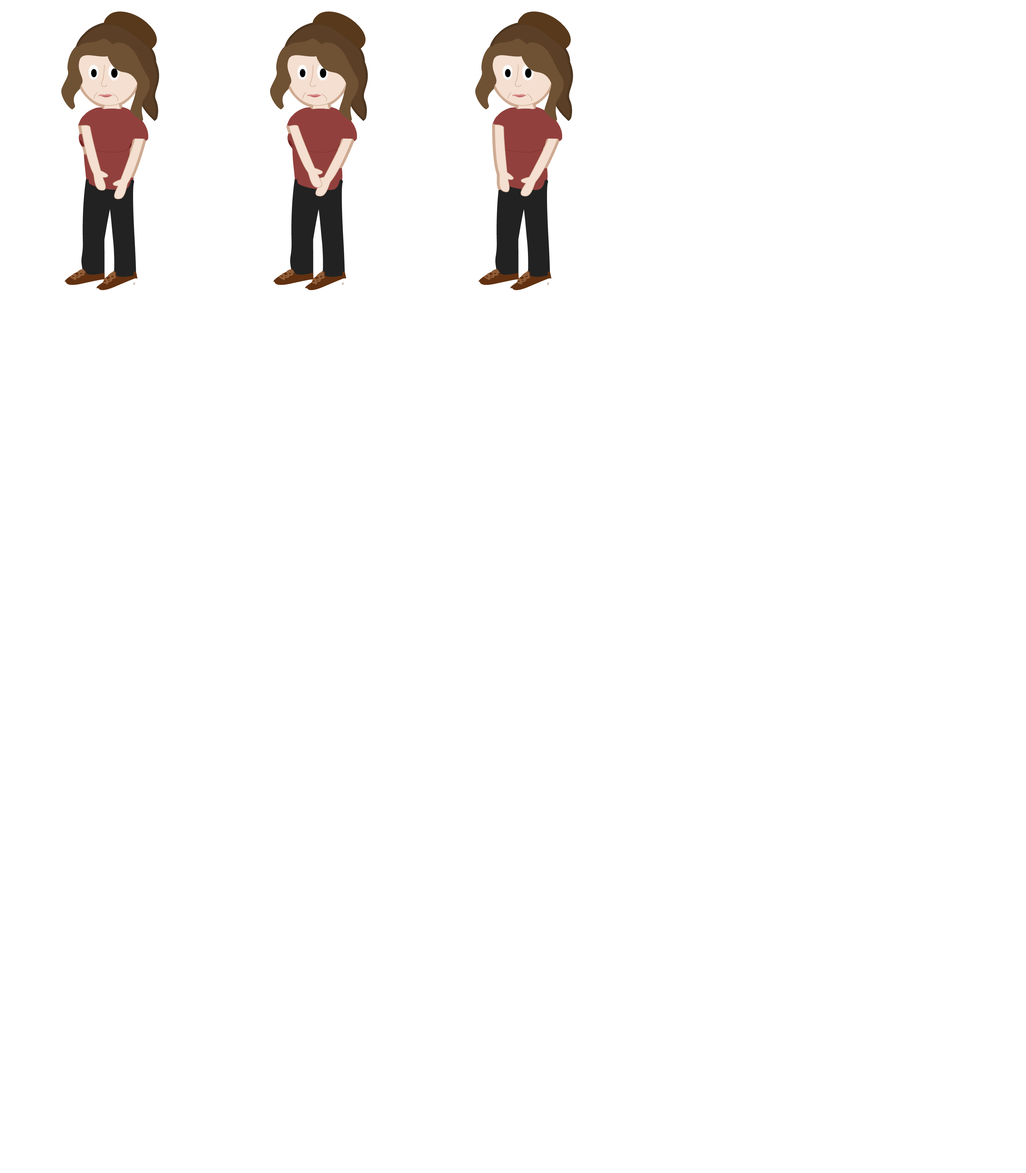
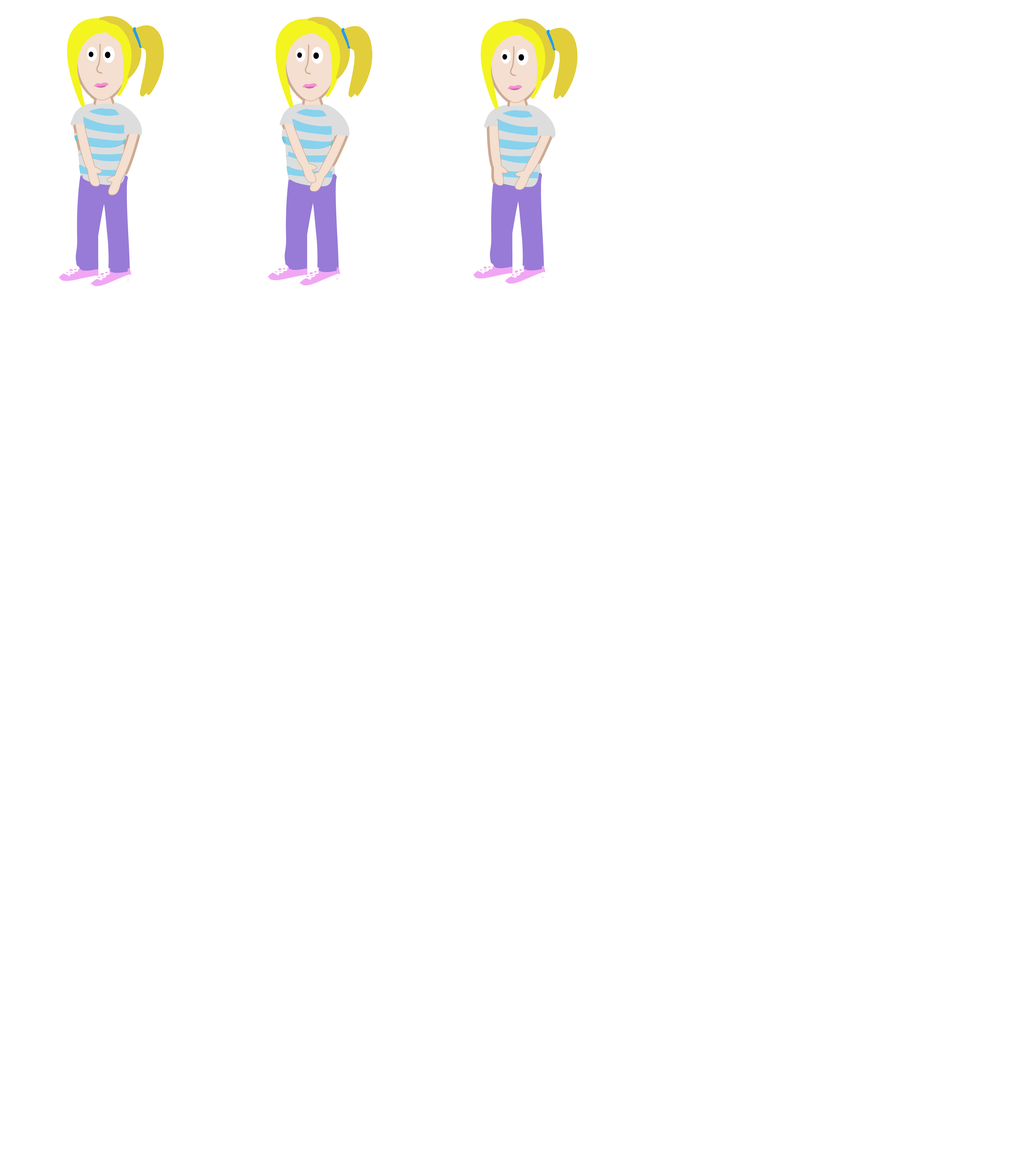
Revision of a layered w=1026, h=1173 image; what changed, layer by layer:
painted on "Vektor-Smart-Objekt Kopie 3" over [473, 13, 576, 291]
painted on "Vektor-Smart-Objekt Kopie 2" over [267, 13, 371, 291]
painted on "Vektor-Smart-Objekt" over [58, 13, 162, 291]
painted on "Ebene 6" over [58, 13, 576, 291]
painted on "Ebene 6 Kopie" over [57, 11, 578, 291]
